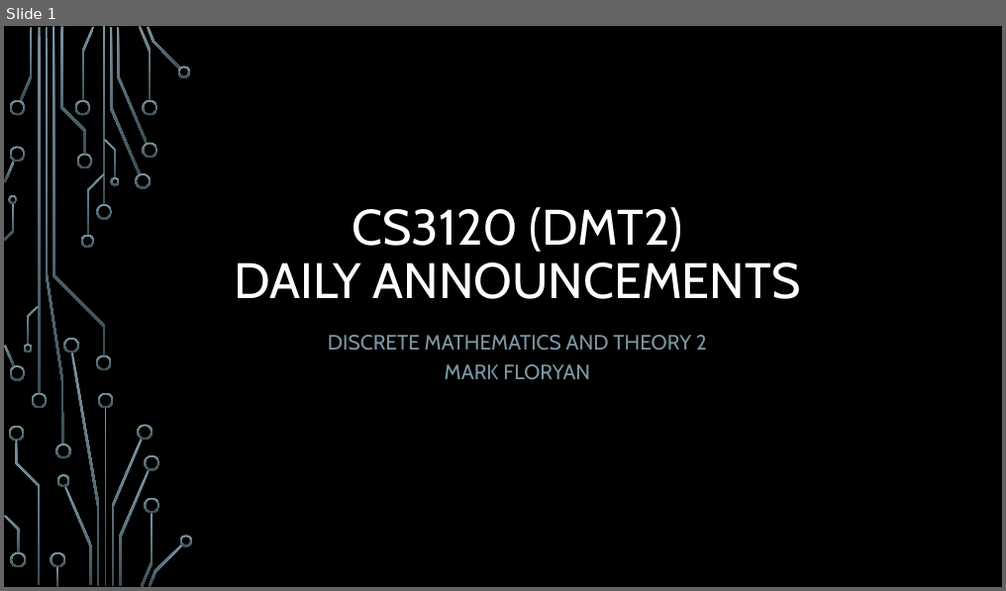
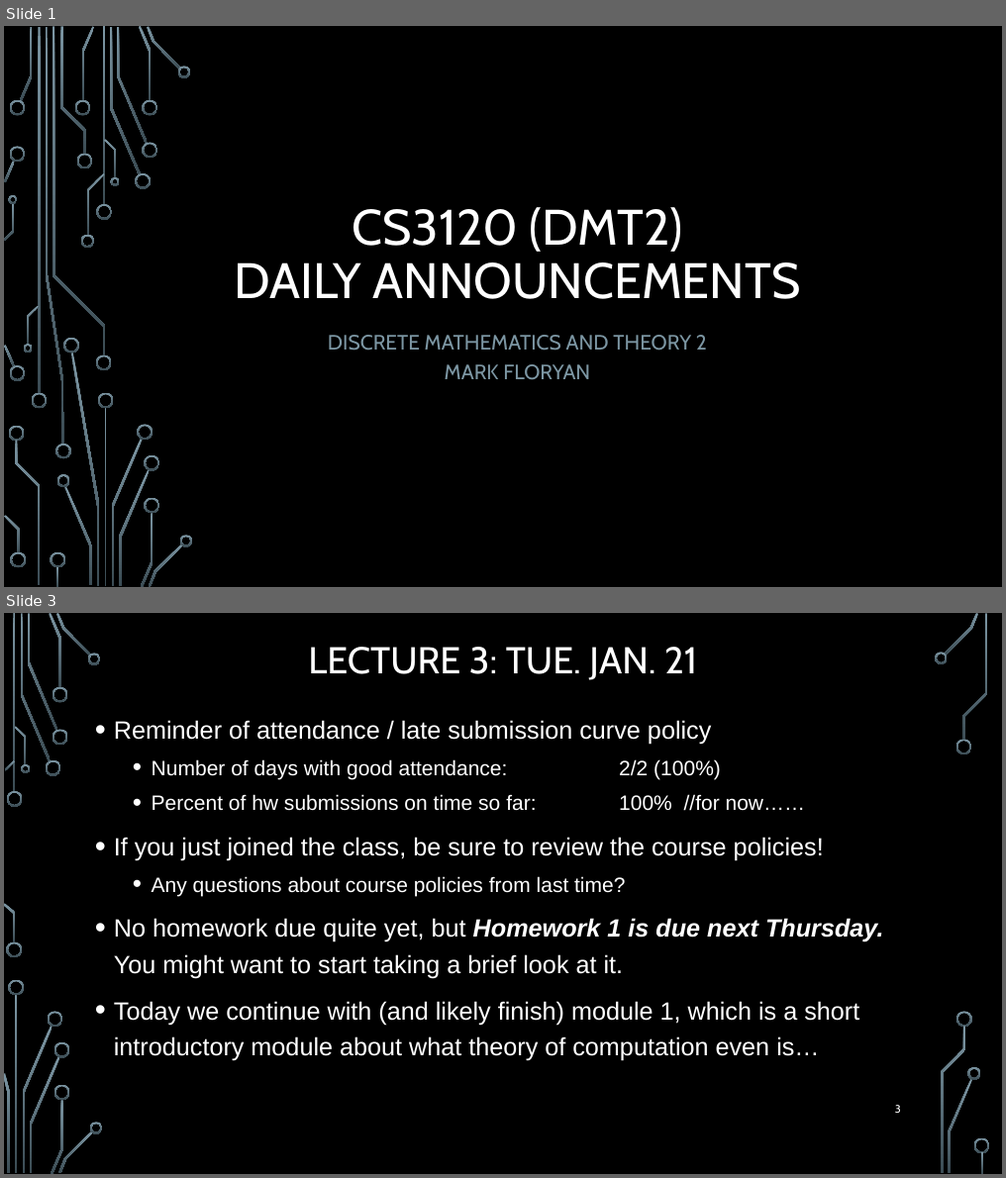
Before and after one commit to markfloryan/dmt2, a slide deck: slides/00-DailyAnnouncements.pptx. Shown one above the other, each under a label of ours: slide 1 before the commit, slides 1 and 3 after it; the slides between them are not shown. The pictures are 1006x591 and 1006x1178 pixels, drawn with LibreOffice and Linux fonts; fonts in the diff are those of the drawing; background and template pictures are left out. Boxes give left, top, right and bottom in pixels: in the first picture for what was removed or moved away, otherwise in the second. Text is boxed around its words. In the diff, an @@ line names an element or a change of style, - is before the commit and + after.

```diff
--- a/slides/00-DailyAnnouncements.pptx
+++ b/slides/00-DailyAnnouncements.pptx
@@ slide 3 added at (x1=4, y1=613, x2=1002, y2=1174), background picture (left out) @@
@@ title added at (x1=308, y1=647, x2=697, y2=680), 36 pt, text #FFFFFF @@
+LECTURE 3: TUE. JAN. 21
@@ text added at (x1=114, y1=720, x2=883, y2=1061), 24 pt, text #FFFFFF @@
+• Reminder of attendance / late submission curve policy
+  • Number of days with good attendance: 2/2 (100%)
+  • Percent of hw submissions on time so far: 100% //for now……
+• If you just joined the class, be sure to review the course policies!
+  • Any questions about course policies from last time?
+• No homework due quite yet, but Homework 1 is due next Thursday. You might want to start taking a brief look at it.
+• Today we continue with (and likely finish) module 1, which is a short introductory module about what theory of computation even is…
@@ page number added at (x1=895, y1=1105, x2=901, y2=1113), 10.5 pt, text #FFFFFF @@
+3
@@ group added at (x1=4, y1=613, x2=990, y2=1174): 33 freeform shapes, 3 rectangles @@
```
Also in this commit, not shown: 1 slide changed, 1 other file.
